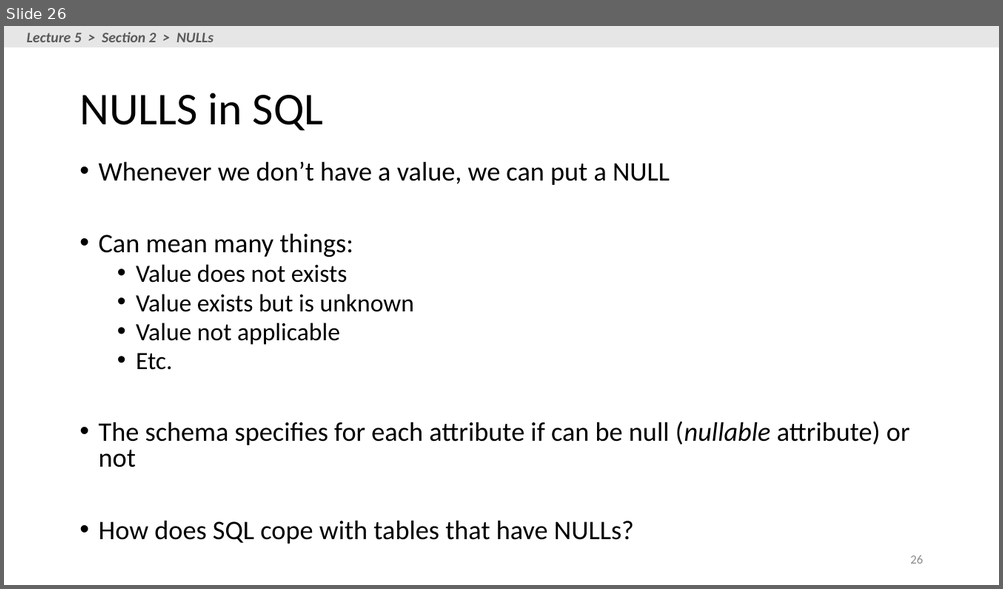
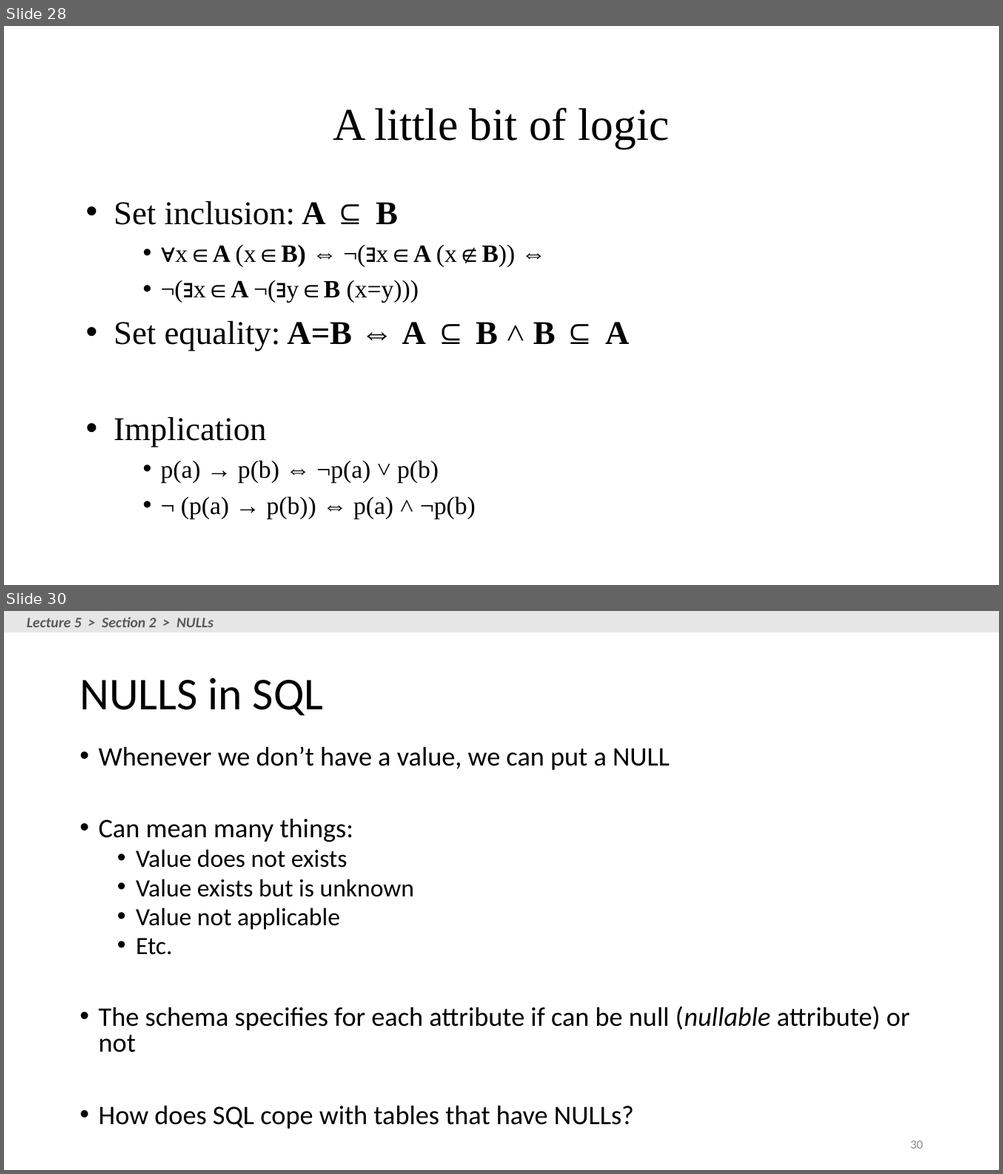
Before and after one commit to yazduni-cs/database-fall2018, a slide deck: lectures/lecture-2-3-4-5/Lecture_5_SQL.pptx. Shown one above the other, each under a label of ours: slide 26 before the commit, slides 28 and 30 after it; the slides between them are not shown. The pictures are 1003x589 and 1003x1174 pixels, drawn with LibreOffice and Linux fonts; fonts in the diff are those of the drawing. Boxes give left, top, right and bottom in pixels: in the first picture for what was removed or moved away, otherwise in the second. Text is boxed around its words. In the diff, an @@ line names an element or a change of style, - is before the commit and + after.

```diff
--- a/lectures/lecture-2-3-4-5/Lecture_5_SQL.pptx
+++ b/lectures/lecture-2-3-4-5/Lecture_5_SQL.pptx
@@ slide 28 added at bbox=[4, 26, 999, 585], background #FFFFFF @@
@@ text added at bbox=[333, 107, 669, 149], 44 pt, text #000000 @@
+A little bit of logic
@@ text added at bbox=[114, 201, 629, 519], 24 pt, text #000000 @@
+• Set inclusion: A ⊆ B
+    • ∀x∈A (x∈B) ⇔ ¬(∃x∈A (x∉B)) ⇔
+    • ¬(∃x∈A ¬(∃y∈B (x=y)))
+• Set equality: A=B ⇔ A ⊆ B ˄ B ⊆ A
+• Implication
+    • p(a) → p(b) ⇔ ¬p(a) ˅ p(b)
+    • ¬ (p(a) → p(b)) ⇔ p(a) ˄ ¬p(b)
@@ what was slide 26 is now slide 30 @@
@@ page number at bbox=[910, 1141, 922, 1149]: text changed @@
-26
+30
```
Also in this commit, not shown: 3 other slides added, 1 other file.
